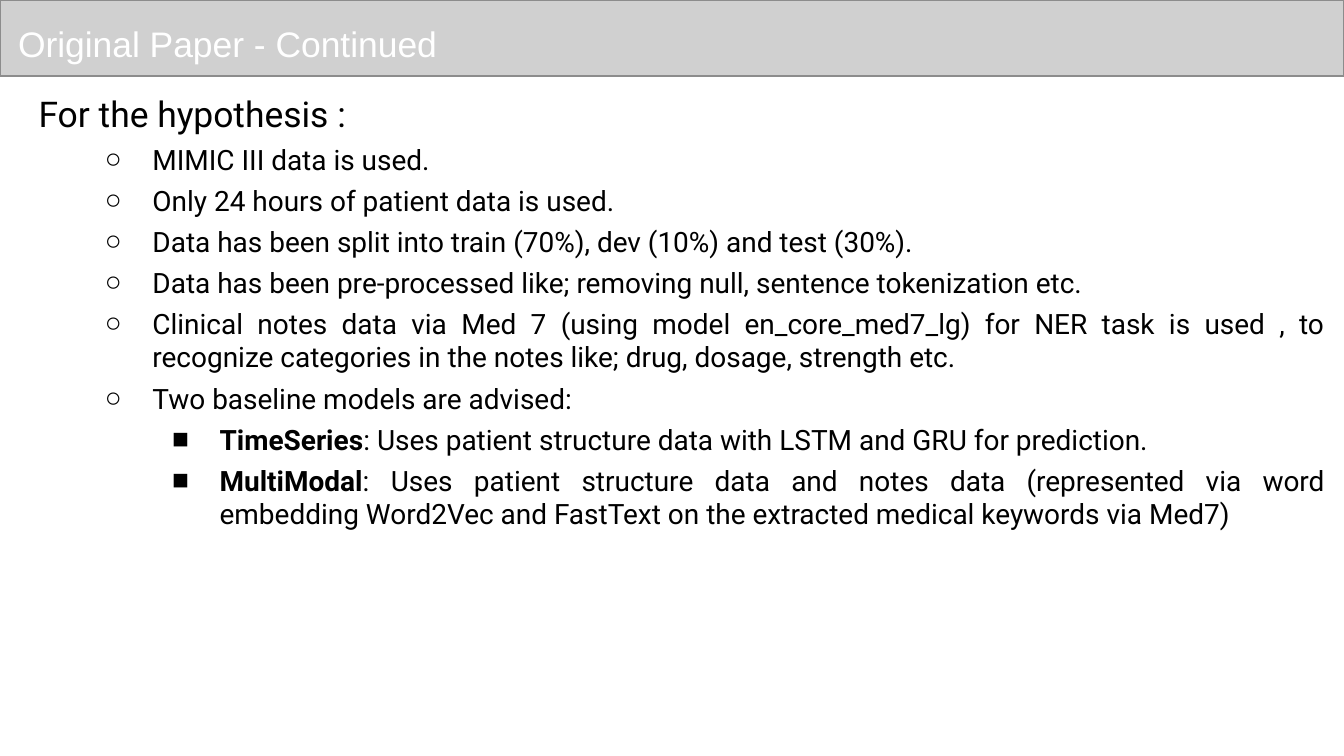
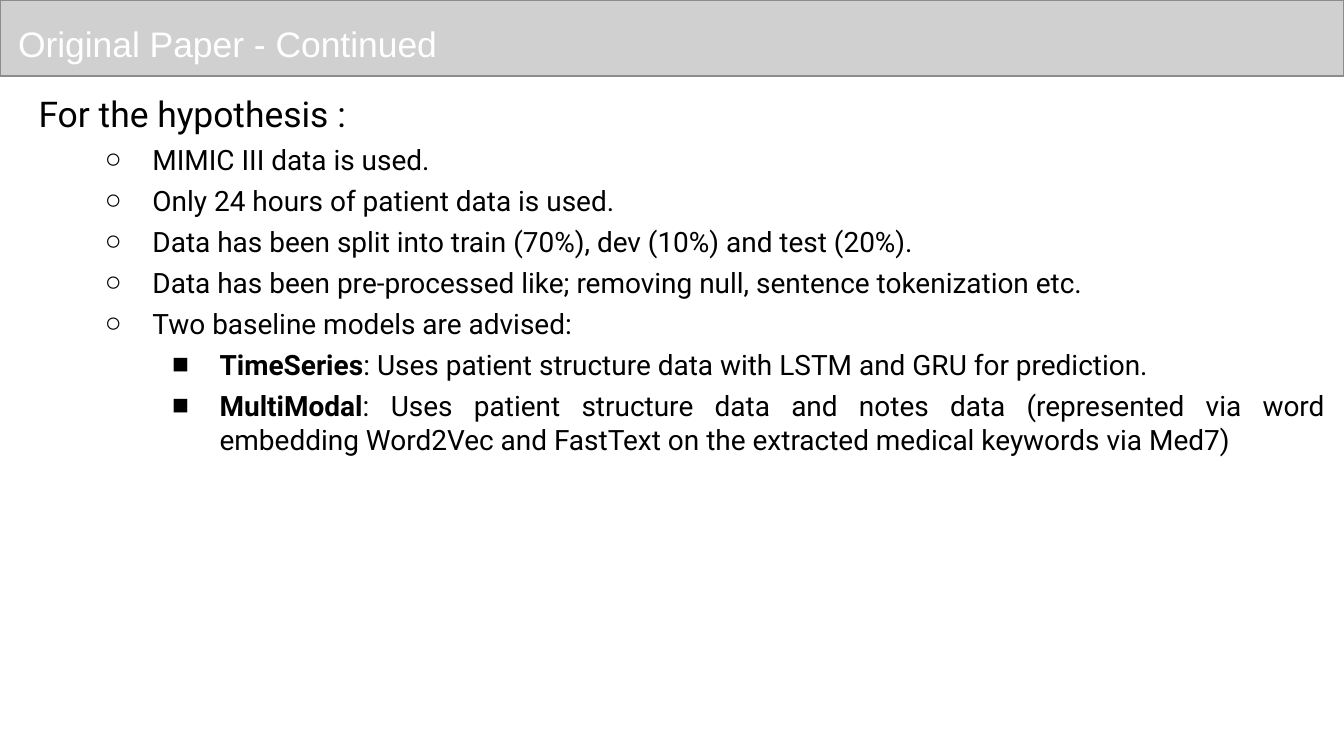
Before and after one commit to sasanka-pusapati/DLHProject, a slide deck: slide 4 of DLH-Team 102-Paper186.pptx. Drawn at 1344x756 pixels with LibreOffice and Linux fonts; fonts in the diff are those of the drawing; grey boxes stand for pictures. Boxes give left, top, right and bottom in pixels: in the first picture for what was removed or moved away, otherwise in the second. Text is boxed around its words. In the diff, an @@ line names an element or a change of style, - is before the commit and + after.

```diff
--- a/DLH-Team 102-Paper186.pptx
+++ b/DLH-Team 102-Paper186.pptx
@@ text at [152,229,913,259]: text changed @@
-  ○ Data has been split into train (70%), dev (10%) and test (30%).
+  ○ Data has been split into train (70%), dev (10%) and test (20%).
@@ text at [152,312,1324,373]: paragraph removed @@
-  ○ Clinical notes data via Med 7 (using model en_core_med7_lg) for NER task is used , to recognize categories in the notes like; drug, dosage, strength etc.
```
Also in this commit, not shown: 3 other slides changed.
